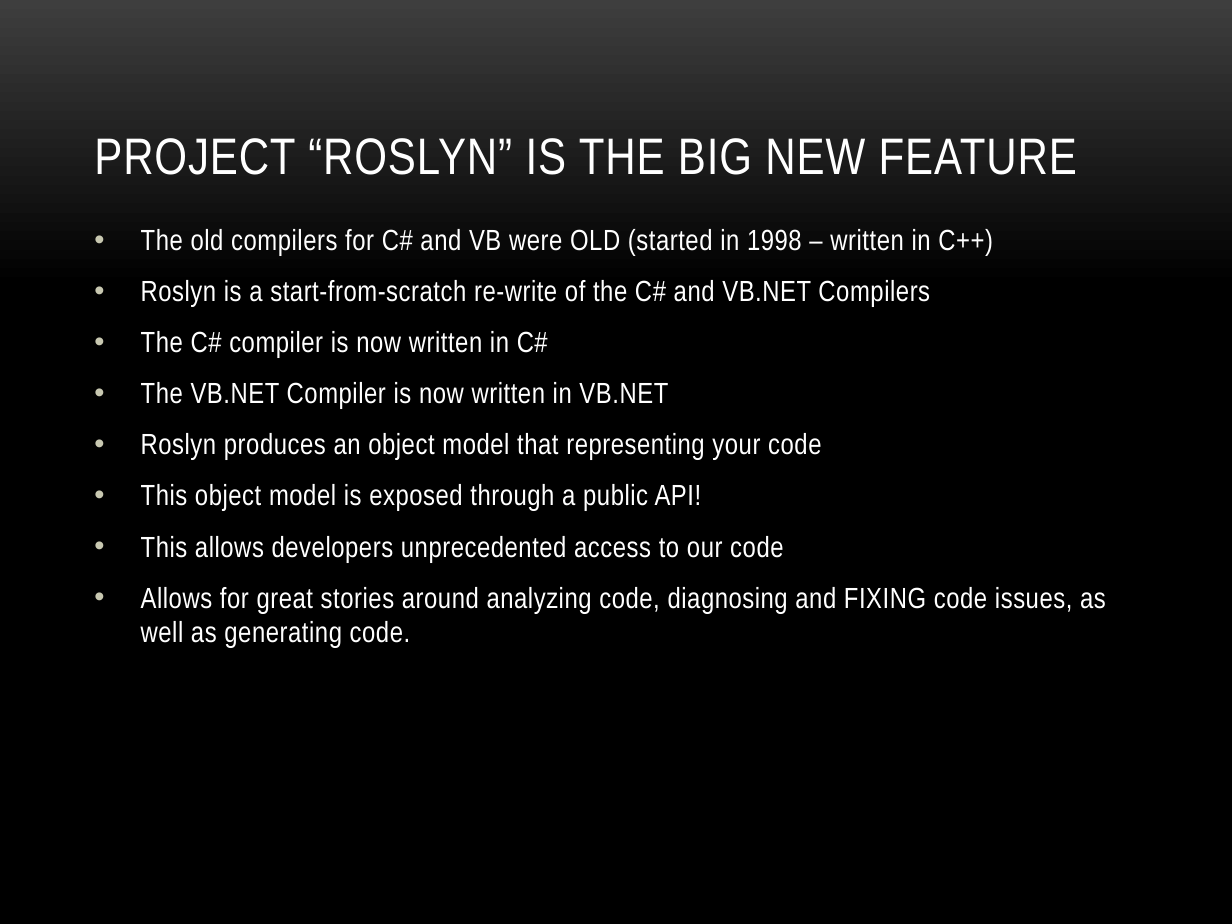
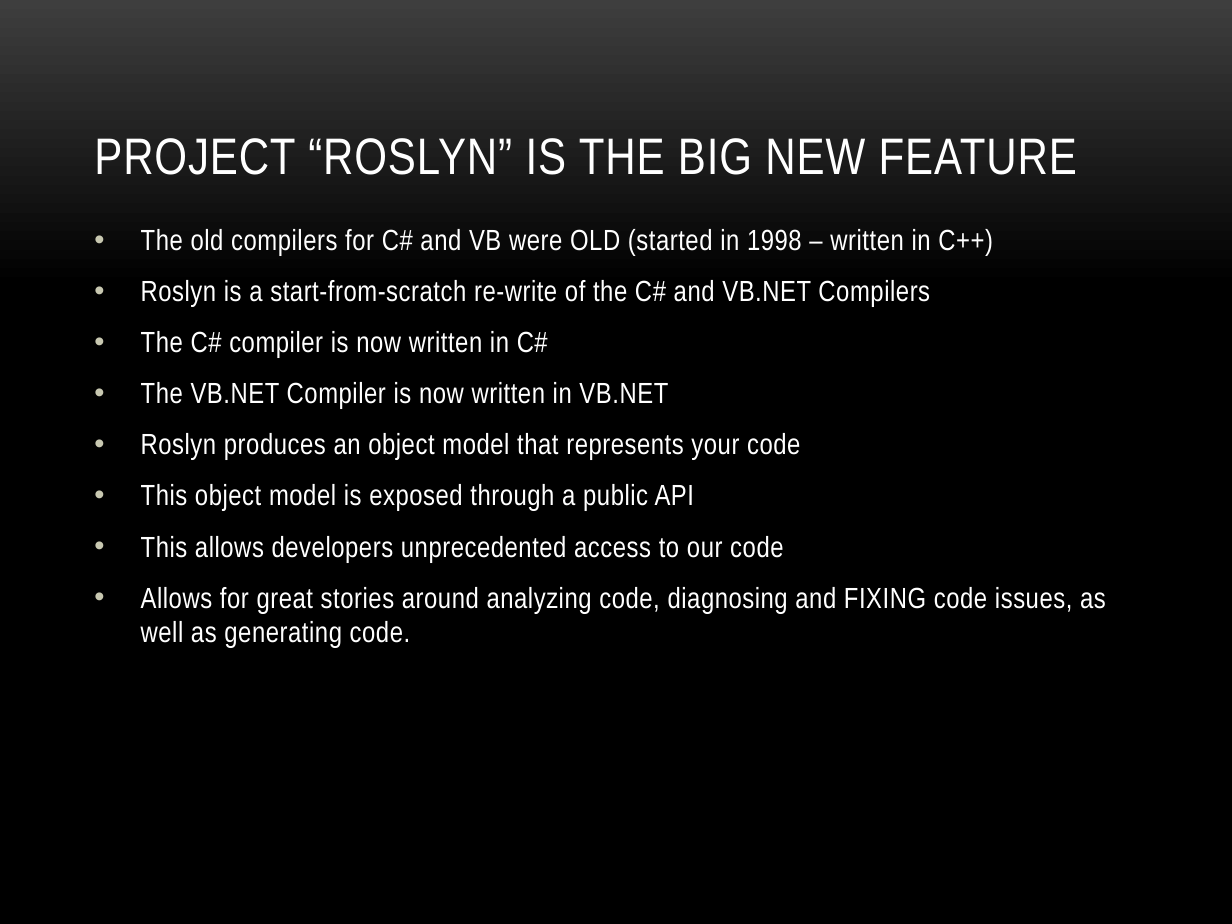
Before and after one commit to cabarney/C--v.Next, a slide deck: slide 5 of Slides.pptx. Drawn at 1232x924 pixels with LibreOffice and Linux fonts; fonts in the diff are those of the drawing; background and template pictures are left out. Boxes give left, top, right and bottom in pixels: in the first picture for what was removed or moved away, otherwise in the second. Text is boxed around its words. In the diff, an @@ line names an element or a change of style, - is before the commit and + after.

```diff
--- a/Slides.pptx
+++ b/Slides.pptx
@@ text at box(141, 433, 800, 511): text changed @@
-• Roslyn produces an object model that representing your code
-• This object model is exposed through a public API!
+• Roslyn produces an object model that represents your code
+• This object model is exposed through a public API
```
Also in this commit, not shown: 5 other slides changed.
